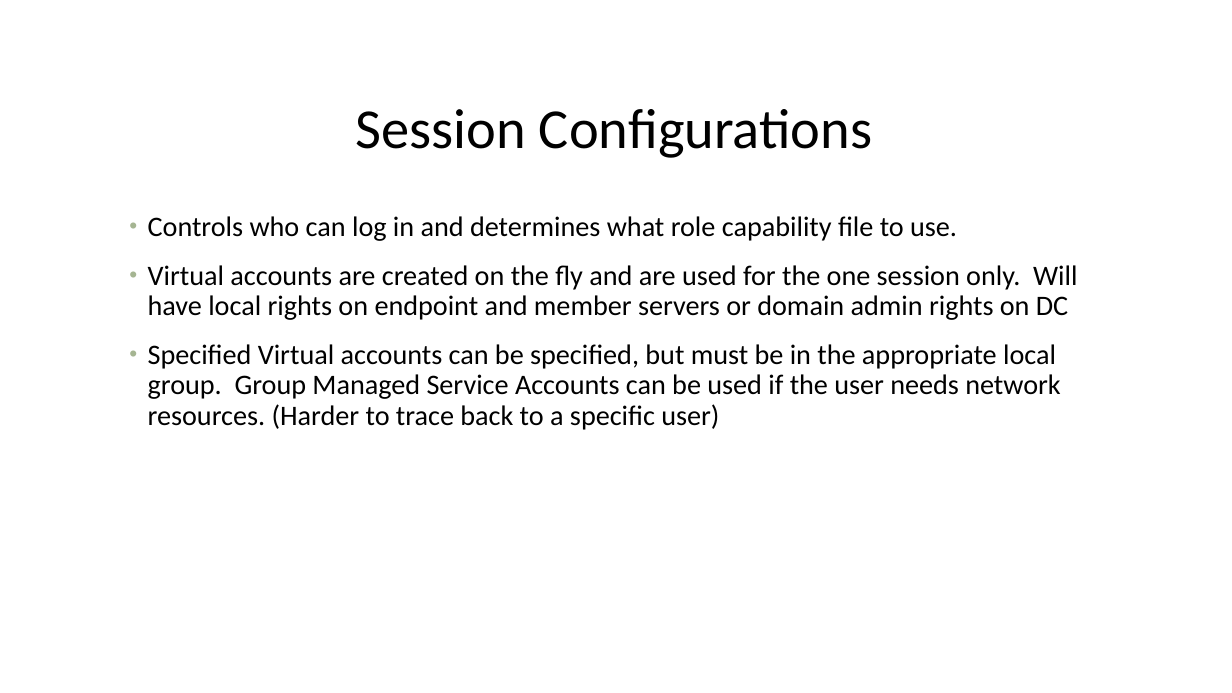
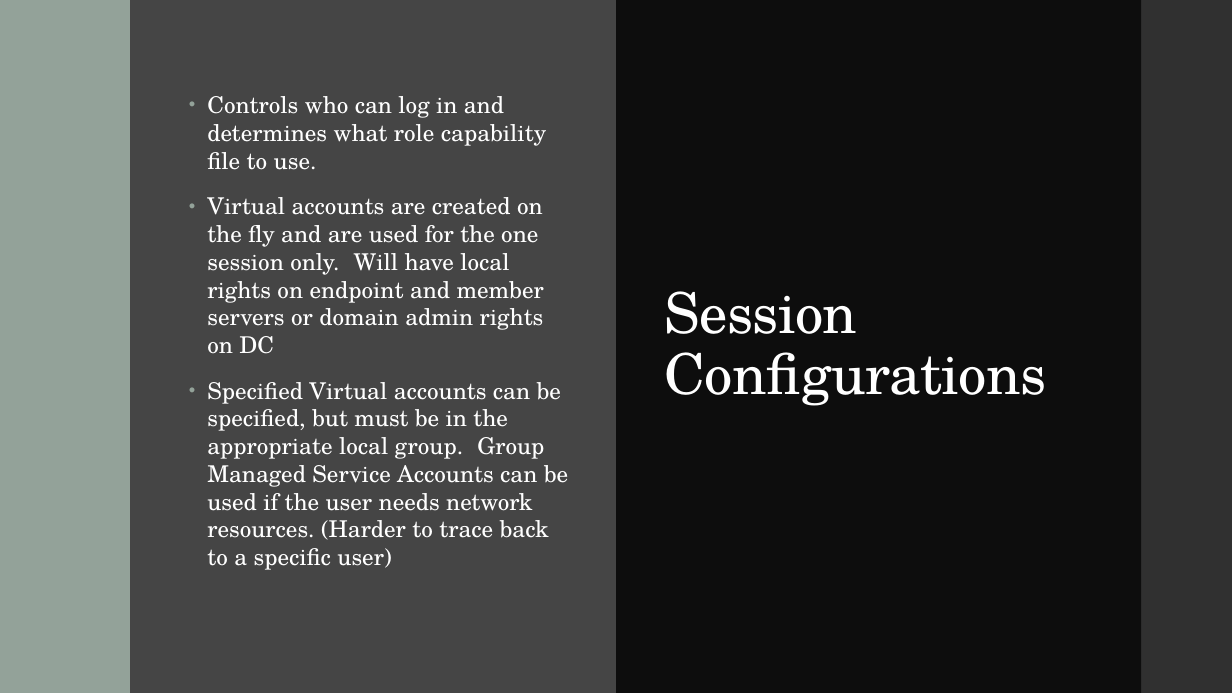
Before and after one commit to P0w3rChi3f/JEA-Just-Enough-Admin, a slide deck: slide 11 of Docs/PowerShell JEA.pptx. Drawn at 1232x693 pixels with LibreOffice and Linux fonts; fonts in the diff are those of the drawing; background and template pictures are left out. Boxes give left, top, right and bottom in pixels: in the first picture for what was removed or moved away, otherwise in the second. Text is boxed around its words. In the diff, an @@ line names an element or a change of style, - is before the commit and + after.

```diff
--- a/Docs/PowerShell JEA.pptx
+++ b/Docs/PowerShell JEA.pptx
@@ background #FFFFFF to #454545 @@
@@ rectangle added at (0,0,130,693), fill #93A299 @@
@@ rectangle added at (130,0,616,693), fill #454545 @@
@@ rectangle added at (616,0,1141,693), fill #0D0D0D @@
@@ rectangle added at (1141,0,1232,693), fill #303030 @@
@@ text "Controls who can log in ...": place and size @@
-text "Controls who can log in ..." at (148,216,1077,430)
+text "Controls who can log in ..." at (207,96,568,570)
@@ text "Controls who can log in ..." at (207,96,568,570): size 22 to 18 pt, font Calibri to TeX Gyre Schola, text colour #000000 to #FFFFFF; line spacing 0.9 to 1; bullet colour #A5B592 to #93A299; vertical alignment top to middle @@
@@ text "Session Configurations": place and size @@
-text "Session Configurations" at (356,109,872,158)
+text "Session Configurations" at (665,291,1046,406)
@@ text "Session Configurations" at (665,291,1046,406): font Calibri to TeX Gyre Schola, text colour #000000 to #FFFFFF, letter spacing 0 to -0.5 pt; alignment centre to left; more space between paragraphs @@
```
Also in this commit, not shown: 16 other slides changed, 2 slides added, 2 slides removed, 1 other file.
